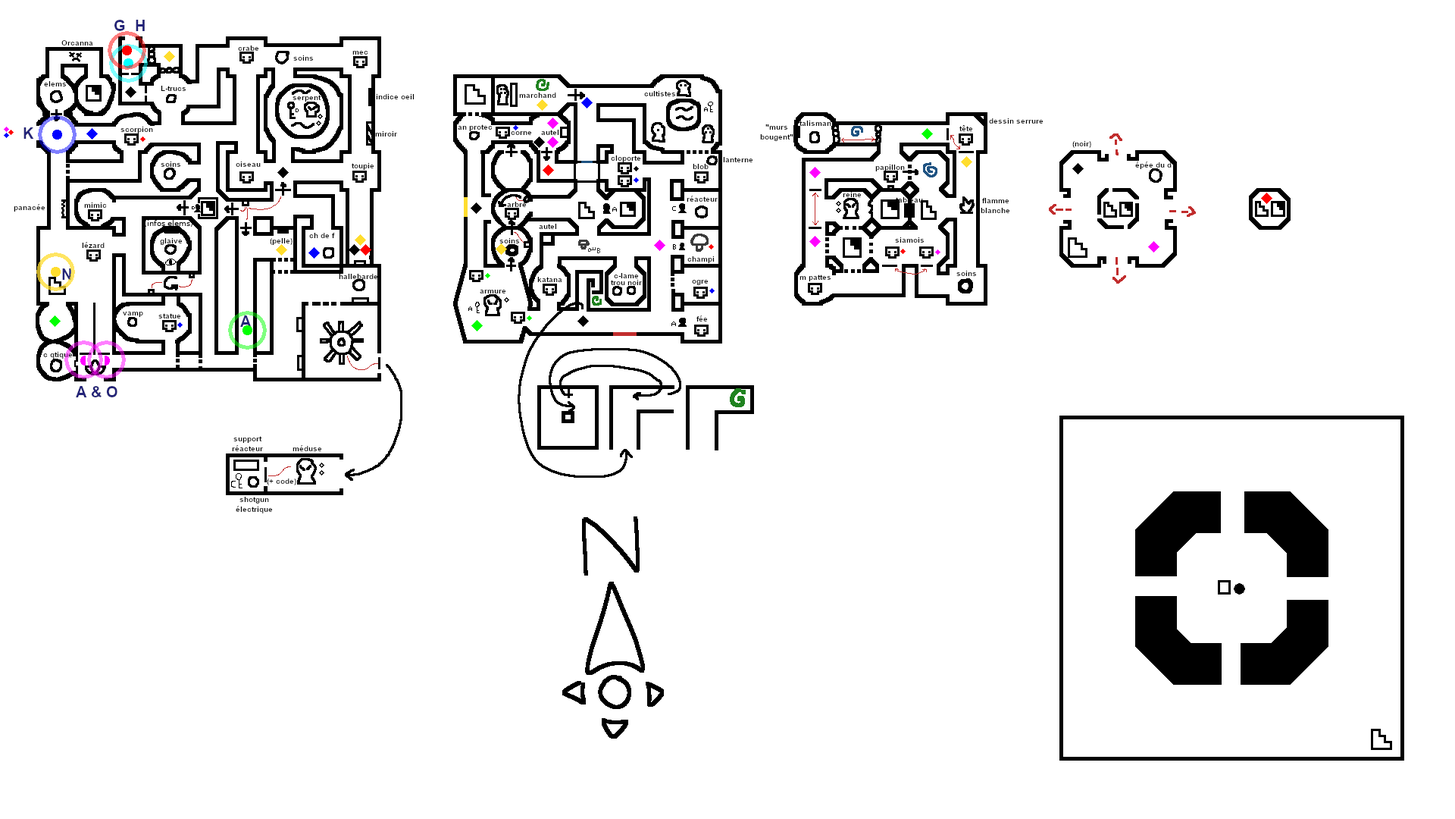
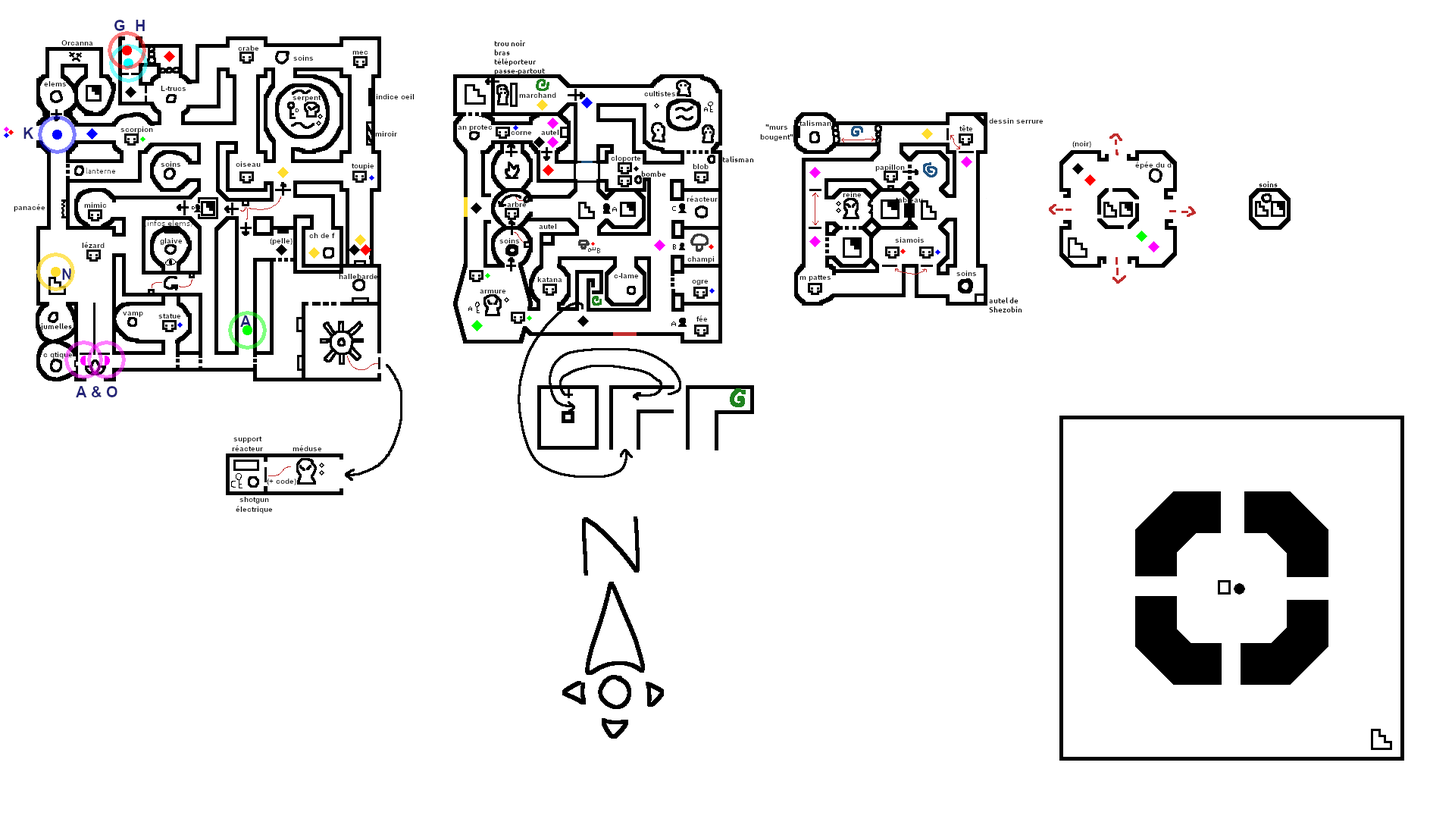
The second w=1455, h=819 image is a revision of the first. Changes to its layers:
renamed "Background" to "Hurwuti", moved it into group "characters", painted on it over box(40, 40, 1278, 331)
painted on "minishroom" over box(591, 241, 596, 246)
removed layer "(infos elems)" over box(145, 219, 193, 227)
added layer "Background" over box(40, 40, 1278, 331)
